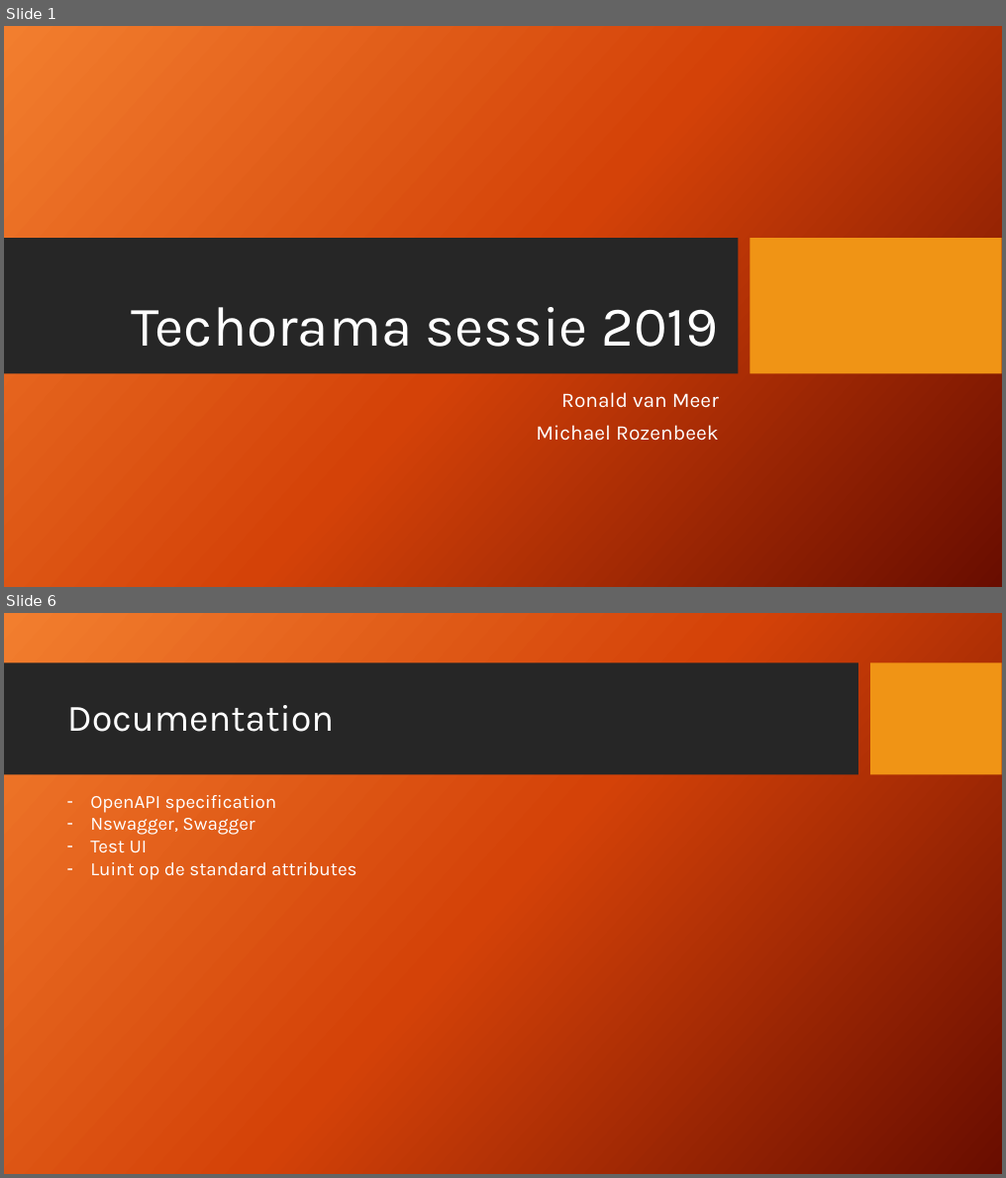
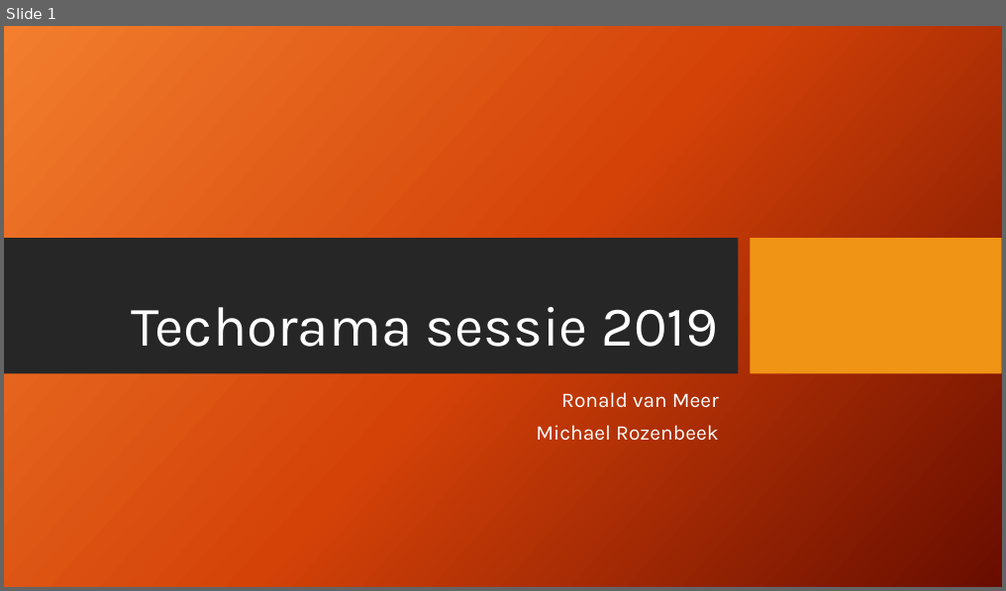
Before and after one commit to mrozenbeek/TechoramaSessie2019, a slide deck: Presentation/Techorama sessie 2019_RoMe.pptx. Shown one above the other, each under a label of ours: slides 1 and 6 before the commit, slide 1 after it; the slides between them are not shown. The pictures are 1006x1178 and 1006x591 pixels, drawn with LibreOffice and Linux fonts; fonts in the diff are those of the drawing; background and template pictures are left out. Boxes give left, top, right and bottom in pixels: in the first picture for what was removed or moved away, otherwise in the second. Text is boxed around its words. In the diff, an @@ line names an element or a change of style, - is before the commit and + after.

```diff
--- a/Presentation/Techorama sessie 2019_RoMe.pptx
+++ b/Presentation/Techorama sessie 2019_RoMe.pptx
@@ slide 6 removed at box(4, 613, 1002, 1174), background picture (left out) @@
@@ rectangle removed at box(4, 663, 858, 775) @@
@@ rectangle removed at box(871, 663, 1002, 775) @@
@@ title removed at box(67, 705, 334, 732) @@
-Documentation
@@ text removed at box(90, 795, 356, 880) @@
-– OpenAPI specification
-– Nswagger, Swagger
-– Test UI
-– Luint op de standard attributes
```
Also in this commit, not shown: 3 slides changed, 1 slide added, 5 other slides removed, 14 other files.
